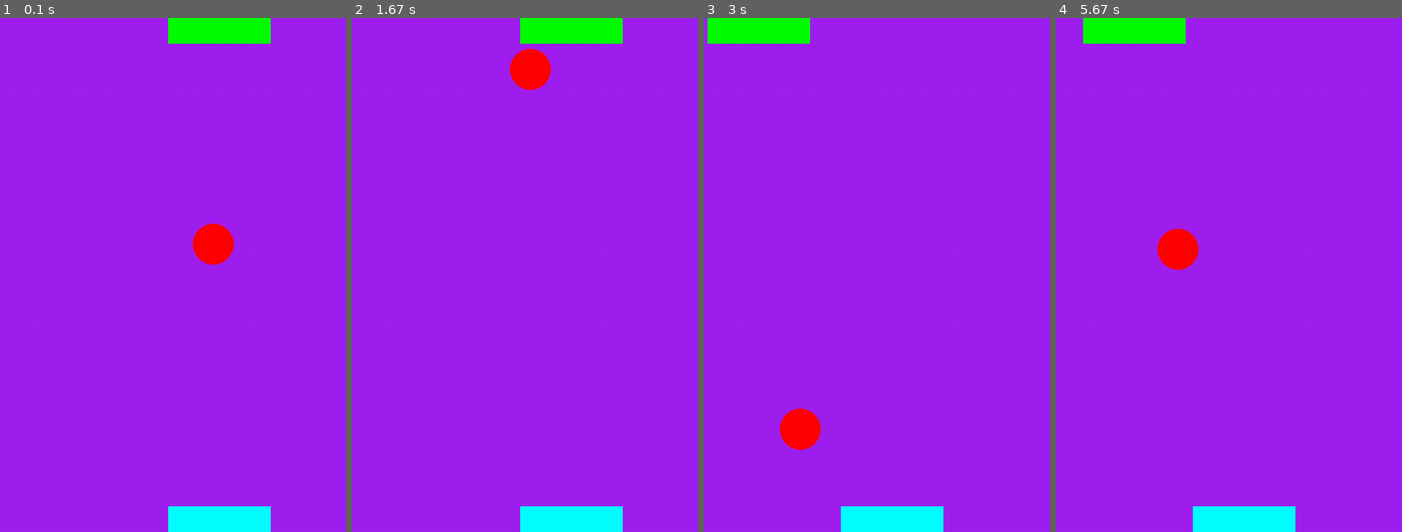
Above: before the commit, frames 1-4 (left to right).
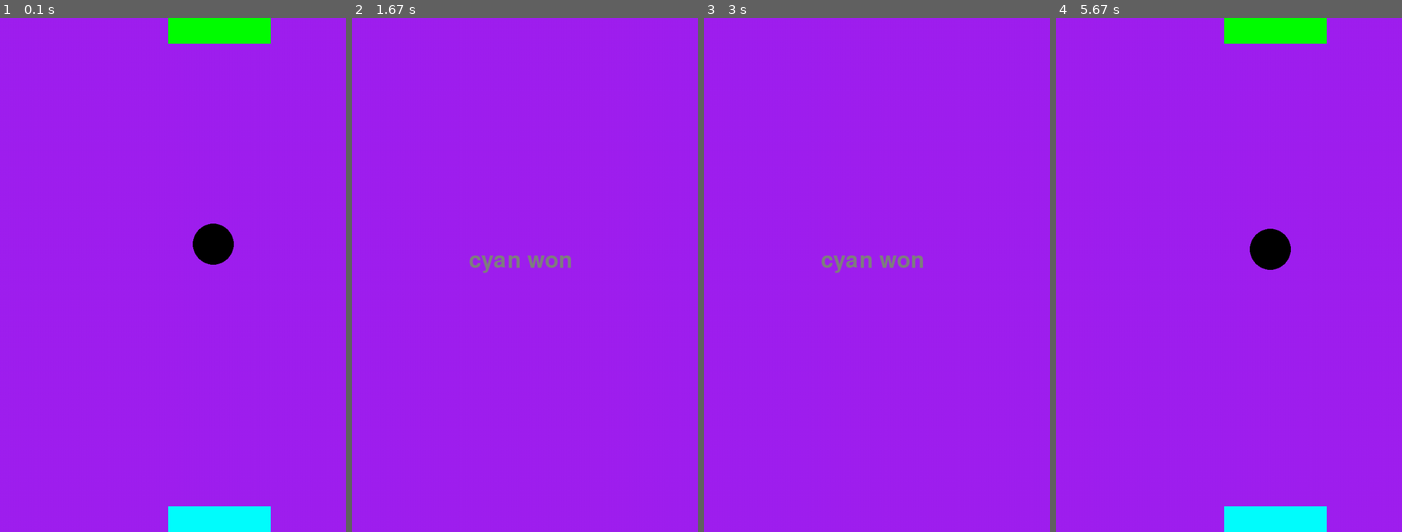
Above: after the commit, the same moments.

Repository: coolant9/computer_program
Game: pygame game, started from pygame/lesson2.py
Two runs of this game, one before a commit and one after it. Both use one fixed random seed, a clock stepped at 60 frames per second and the inputs below.
Inputs:
- Up to frame 1 (0.1 s): no input
- Up to frame 2 (1.67 s): hold L 0.33-0.8 s; hold D 0.33-0.8 s
- Up to frame 3 (3 s): hold R 1.83-2.37 s; hold A 1.83-2.37 s; tap J at 1.9, 2.2, 2.47, 2.77 s; hold A 2.4-2.93 s
- Up to frame 4 (5.67 s): hold R 4.07-4.53 s; hold A 4.07-4.53 s; tap J at 4.13, 4.43, 4.63, 4.93 s; hold A 4.57-5.03 s; tap R at 5.57 s

The runs differ from the first frame. In frame 1, 0.8% of the frame differs, in the area x 55-68%, y 40-48%; in frame 2, 4.1%; in frame 3, 4.1%; in frame 4, 5.4%, in the area x 7-79%, y 0-100%.

Commit message:
refactored

Diff:
--- a/pygame/lesson2.py
+++ b/pygame/lesson2.py
@@ -2,19 +2,33 @@
 import pygame
 
 
+#This controls the state of the game.
+# If there is a function called draw, it should be able to draw the frame as follows
+# frame = draw(state)
 horizotal_speed = 0.2
 dt = 0
-x = 500
 dy = -1
 dx =  -1
 radius = 40
+cyan_win = -100
+
+screen_width = 1000
+screen_height = 1000
+speed_multiplier = 10
+
+background_color = "purple"
+ball_color = "black"
+
+rectangle1_width = 200
+rectangle2_width = 200
+rectangle_height = 50
+
+
 def reset(screen):
     ball_pos = pygame.Vector2(screen.get_width() / 2, screen.get_height() / 2)
-    rectangle1_left = 400
-    rectangle2_left = 400
-    return ball_pos,rectangle1_left,rectangle2_left
-
-
+    rectangle1_left = (screen_width - rectangle1_width) // 2
+    rectangle2_left = (screen_width - rectangle2_width) // 2
+    return ball_pos, rectangle1_left, rectangle2_left
 
 def draw_text(screen, x, y, text_str):
     background = pygame.Surface((screen.get_width(), screen.get_height()))
@@ -25,18 +39,23 @@
     background.blit(text, textpos)
     screen.blit(background, (0, 0))
 
-def update_player_pos(dy,ball_pos,dx):
-    ball_pos.y += dy*10
-    ball_pos.x += dx*horizotal_speed*10
+def update_player_pos(dy, ball_pos, dx):
+    ball_pos.y += dy * speed_multiplier
+    ball_pos.x += dx*horizotal_speed * speed_multiplier
     return ball_pos
 
+def is_hitting(rectangle, ball):
+    center = rectangle.x + rectangle.width/2
+    return abs(center - ball.x) <= 100
 
 # pygame setup
 pygame.init()
-screen = pygame.display.set_mode((1000,1000))
+screen = pygame.display.set_mode((screen_width, screen_height))
 clock = pygame.time.Clock()
 running = True
 ball_pos,rectangle1_left,rectangle2_left = reset(screen)
+
+# This is the loop.
 while running:
 
     # poll for events
@@ -46,61 +65,53 @@
                 running = False
 
     # fill the screen with a color to wipe away anything from last frame
-    screen.fill("purple")
-    ball_pos = update_player_pos(dy,ball_pos,dx)
-    pygame.draw.circle(screen, "red",ball_pos , radius)
+    screen.fill(background_color)
 
-    def is_hitting(rectangle,ball):
-        center = rectangle.x + rectangle.width/2
-        return abs(center - ball.x) <= 100
+    ball_pos = update_player_pos(dy, ball_pos, dx)
+    pygame.draw.circle(screen, ball_color, ball_pos , radius)
 
 
-    rectangle1 = pygame.Rect(rectangle1_left,0, 200, 50)
-    rectangle2 = pygame.Rect(rectangle2_left,950, 200, 50)
+    rectangle1 = pygame.Rect(rectangle1_left, 0, rectangle1_width, rectangle_height)
+    rectangle2 = pygame.Rect(rectangle2_left, screen_height - rectangle_height, rectangle2_width, rectangle_height)
 
-    if ball_pos.y == 50 and is_hitting(rectangle1, ball_pos):
+
+    if ball_pos.y == rectangle1.bottom and is_hitting(rectangle1, ball_pos):
         center = rectangle1.x + rectangle1.width/2
         dy = 1
         if ball_pos.x > center:
             dx = 1
         else:
             dx = -1
-    if ball_pos.y == 950 and is_hitting(rectangle2, ball_pos):
+    if ball_pos.y == rectangle2.top and is_hitting(rectangle2, ball_pos):
         dy = -1
         center = rectangle2.x + rectangle2.width/2
         if ball_pos.x > center:
             dx=1
         else:
             dx = -1
-    if ball_pos.x == 40:
+    if ball_pos.x == radius:
         dx = 1
-    if ball_pos.x == 960:
+    if ball_pos.x == screen_width - radius:
         dx = -1
 
-
-
-
-
-
-    pygame.draw.rect(screen,'green', rectangle1)
-    pygame.draw.rect(screen,'cyan', rectangle2)
+    pygame.draw.rect(screen, 'green', rectangle1)
+    pygame.draw.rect(screen, 'cyan', rectangle2)
 
     keys = pygame.key.get_pressed()
 
     if keys[pygame.K_a] and rectangle1.x > 0:
         rectangle1_left -= 300 * dt
-    if keys[pygame.K_d] and rectangle1.x < 1000-rectangle1.width:
+    if keys[pygame.K_d] and rectangle1.x < screen_width - rectangle1.width:
         rectangle1_left += 300 * dt
     if keys[pygame.K_j] and rectangle2.x > 0:
         rectangle2_left -= 300 * dt
-    if keys[pygame.K_l] and rectangle2.x < 1000-rectangle2.width:
+    if keys[pygame.K_l] and rectangle2.x < screen_width - rectangle2.width:
         rectangle2_left += 300 * dt
-    if keys[pygame.K_r] and ball_pos.y >= 1100 or ball_pos.y <= -100:
+    out_of_bounds = ball_pos.y > screen_width or ball_pos.y < 0
+    if keys[pygame.K_r] and out_of_bounds:
         ball_pos,rectangle1_left,rectangle2_left = reset(screen)
-    if keys [pygame.K_q] and ball_pos.y >= 1200 or ball_pos.y <= -200:
+    if keys[pygame.K_q] and out_of_bounds:
         running = False
-
-
 
 
     if ball_pos.y <= -100:
@@ -116,5 +127,5 @@
     # dt is delta time in seconds since last frame, used for framerate-
     # independent physics.
     dt = clock.tick(60) / 1000
-x = x-50
+
 pygame.quit()
